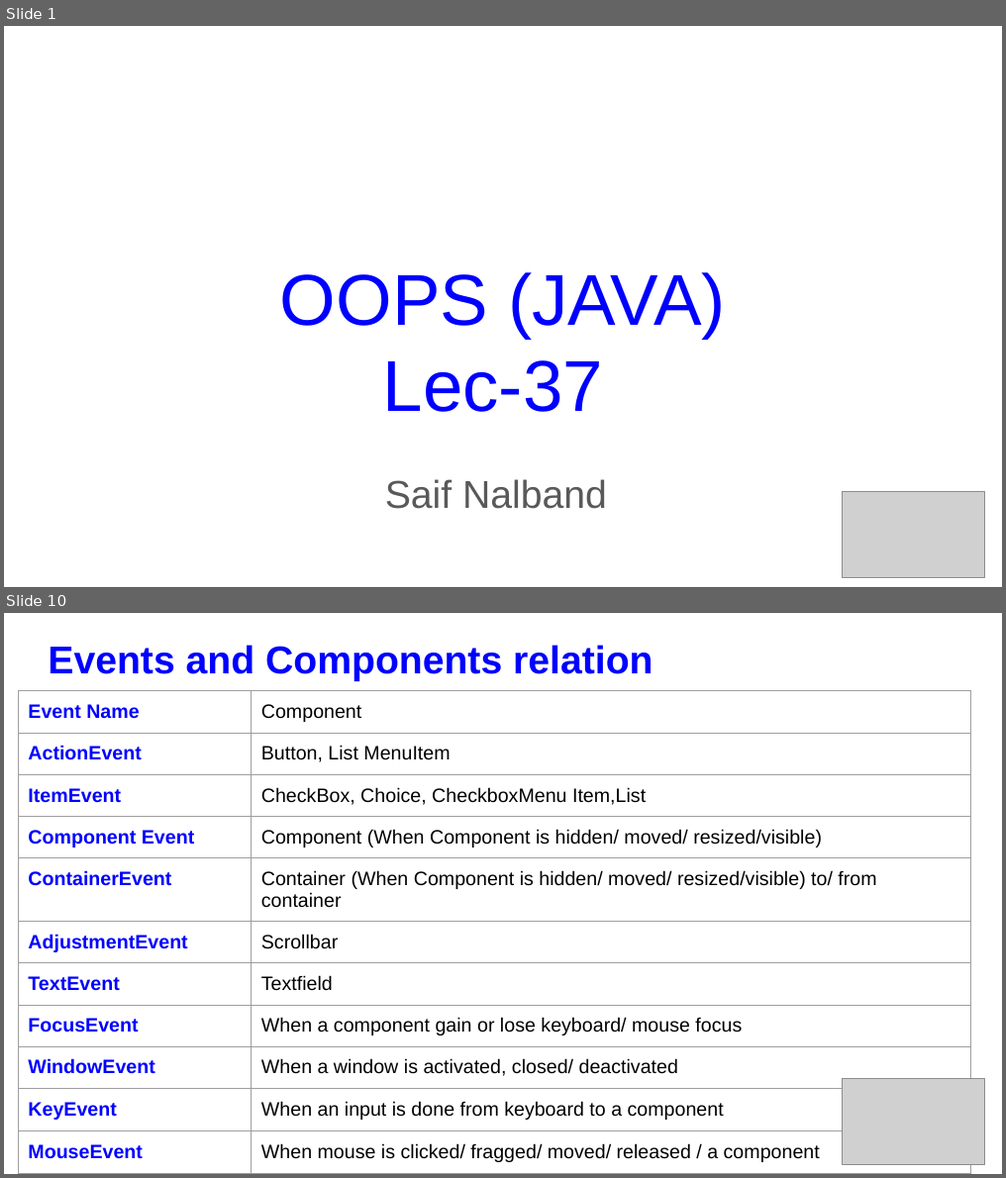
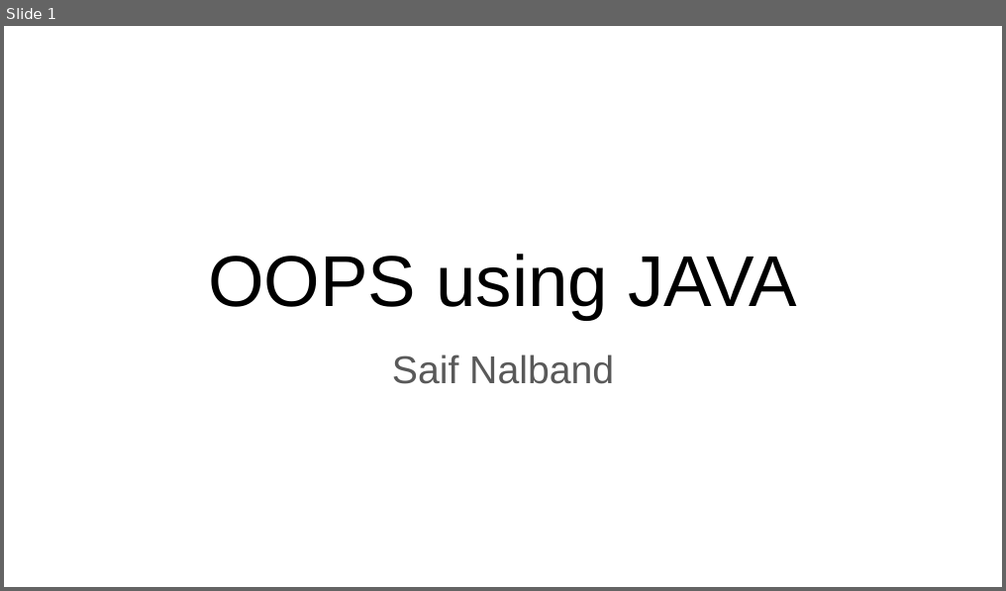
Before and after one commit to saifnalband/JAVA_OOPS, a slide deck: slides/Lec-37.pptx. Shown one above the other, each under a label of ours: slides 1 and 10 before the commit, slide 1 after it; the slides between them are not shown. The pictures are 1006x1178 and 1006x591 pixels, drawn with LibreOffice and Linux fonts; fonts in the diff are those of the drawing; grey boxes stand for pictures. Boxes give left, top, right and bottom in pixels: in the first picture for what was removed or moved away, otherwise in the second. Text is boxed around its words. In the diff, an @@ line names an element or a change of style, - is before the commit and + after.

```diff
--- a/slides/Lec-37.pptx
+++ b/slides/Lec-37.pptx
@@ slide 10 removed at <box>4,613,1002,1174</box>, background #FFFFFF @@
@@ title removed at <box>48,645,652,681</box> @@
-Events and Components relation
@@ table removed at <box>18,691,971,1166</box>, 11 rows, 2 columns @@
-Event Name | Component
-ActionEvent | Button, List MenuItem
-ItemEvent | CheckBox, Choice, CheckboxMenu Item,List
-Component Event | Component (When Component is hidden/ moved/ resized/visible)
-ContainerEvent | Container (When Component is hidden/ moved/ resized/visible) to/ from container
-AdjustmentEvent | Scrollbar
-TextEvent | Textfield
-FocusEvent | When a component gain or lose keyboard/ mouse focus
-WindowEvent | When a window is activated, closed/ deactivated
-KeyEvent | When an input is done from keyboard to a component
-MouseEvent | When mouse is clicked/ fragged/ moved/ released / a component
@@ picture removed at <box>843,1079,985,1165</box> @@
@@ slide 1 changed as well @@
@@ title at <box>208,254,797,320</box>: text changed; text colour #0000FF to #000000 @@
-OOPS (JAVA)
-Lec-37
+OOPS using JAVA
@@ subtitle "Saif Nalband": place and size @@
-subtitle "Saif Nalband" at <box>385,479,607,509</box>
+subtitle "Saif Nalband" at <box>392,355,614,384</box>
@@ picture removed at <box>843,492,985,578</box> @@
```
Also in this commit, not shown: 6 slides added, 27 other slides removed, 3 other files.
